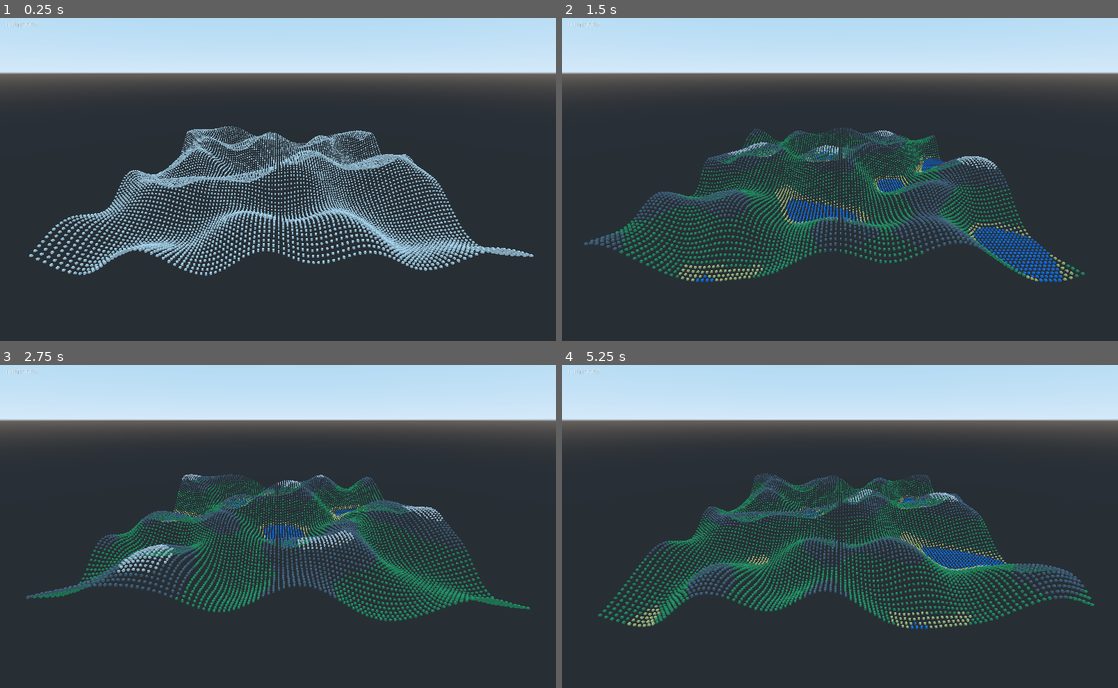
Above: before the commit, frames 1-4 (two rows, left to right).
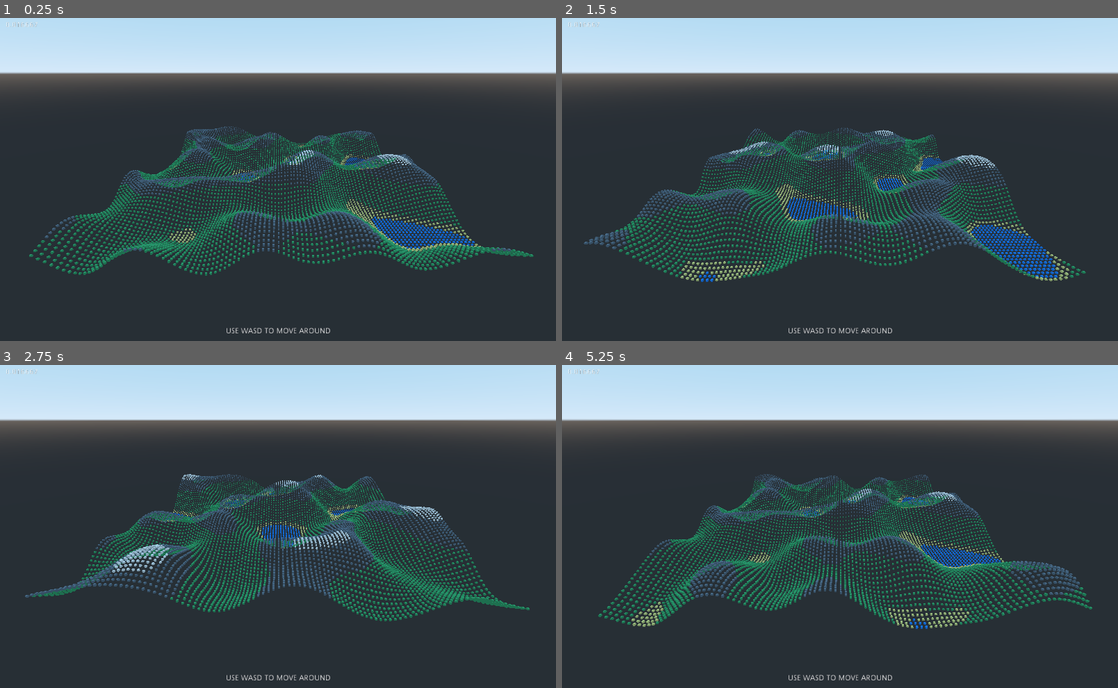
Above: after the commit, the same moments.

Repository: OsakiTsukiko/noise
Game: Godot game, scene res://scenes/main_scene.tscn
Two runs of this game, one before a commit and one after it. Both use one fixed random seed, a clock stepped at 60 frames per second and the inputs below.
Inputs:
- Up to frame 1 (0.25 s): no input
- Up to frame 2 (1.5 s): tap Enter at 0.5 s; hold Right (ui_right) 0.53-1.28 s; hold Down (ui_down) from 1.28 s (still down)
- Up to frame 3 (2.75 s): release Down (ui_down) at 2.03 s; hold Right (ui_right) from 2.03 s (still down)
- Up to frame 4 (5.25 s): release Right (ui_right) at 2.78 s; hold Up (ui_up) 2.78-3.53 s; hold Left (ui_left) 3.53-5.03 s; hold Down (ui_down) from 5.03 s (still down)

The runs differ from the first frame. In frame 1, 10% of the frame differs, in the area x 5-96%, y 33-98%; in frame 2, 11%, in the area x 3-95%, y 33-98%; in frame 3, 10%; in frame 4, 11%.

Commit message:
Small Changes

Diff:
--- a/project.godot
+++ b/project.godot
@@ -14,6 +14,37 @@
 run/main_scene="res://scenes/main_scene.tscn"
 config/icon="res://icon.png"
 
+[input]
+
+ui_left={
+"deadzone": 0.5,
+"events": [ Object(InputEventKey,"resource_local_to_scene":false,"resource_name":"","device":0,"alt":false,"shift":false,"control":false,"meta":false,"command":false,"pressed":false,"scancode":16777231,"physical_scancode":0,"unicode":0,"echo":false,"script":null)
+, Object(InputEventJoypadButton,"resource_local_to_scene":false,"resource_name":"","device":0,"button_index":14,"pressure":0.0,"pressed":false,"script":null)
+, Object(InputEventKey,"resource_local_to_scene":false,"resource_name":"","device":0,"alt":false,"shift":false,"control":false,"meta":false,"command":false,"pressed":false,"scancode":65,"physical_scancode":0,"unicode":0,"echo":false,"script":null)
+ ]
+}
+ui_right={
+"deadzone": 0.5,
+"events": [ Object(InputEventKey,"resource_local_to_scene":false,"resource_name":"","device":0,"alt":false,"shift":false,"control":false,"meta":false,"command":false,"pressed":false,"scancode":16777233,"physical_scancode":0,"unicode":0,"echo":false,"script":null)
+, Object(InputEventJoypadButton,"resource_local_to_scene":false,"resource_name":"","device":0,"button_index":15,"pressure":0.0,"pressed":false,"script":null)
+, Object(InputEventKey,"resource_local_to_scene":false,"resource_name":"","device":0,"alt":false,"shift":false,"control":false,"meta":false,"command":false,"pressed":false,"scancode":68,"physical_scancode":0,"unicode":0,"echo":false,"script":null)
+ ]
+}
+ui_up={
+"deadzone": 0.5,
+"events": [ Object(InputEventKey,"resource_local_to_scene":false,"resource_name":"","device":0,"alt":false,"shift":false,"control":false,"meta":false,"command":false,"pressed":false,"scancode":16777232,"physical_scancode":0,"unicode":0,"echo":false,"script":null)
+, Object(InputEventJoypadButton,"resource_local_to_scene":false,"resource_name":"","device":0,"button_index":12,"pressure":0.0,"pressed":false,"script":null)
+, Object(InputEventKey,"resource_local_to_scene":false,"resource_name":"","device":0,"alt":false,"shift":false,"control":false,"meta":false,"command":false,"pressed":false,"scancode":87,"physical_scancode":0,"unicode":0,"echo":false,"script":null)
+ ]
+}
+ui_down={
+"deadzone": 0.5,
+"events": [ Object(InputEventKey,"resource_local_to_scene":false,"resource_name":"","device":0,"alt":false,"shift":false,"control":false,"meta":false,"command":false,"pressed":false,"scancode":16777234,"physical_scancode":0,"unicode":0,"echo":false,"script":null)
+, Object(InputEventJoypadButton,"resource_local_to_scene":false,"resource_name":"","device":0,"button_index":13,"pressure":0.0,"pressed":false,"script":null)
+, Object(InputEventKey,"resource_local_to_scene":false,"resource_name":"","device":0,"alt":false,"shift":false,"control":false,"meta":false,"command":false,"pressed":false,"scancode":83,"physical_scancode":0,"unicode":0,"echo":false,"script":null)
+ ]
+}
+
 [physics]
 
 common/enable_pause_aware_picking=true
--- a/scenes/main_scene.tscn
+++ b/scenes/main_scene.tscn
@@ -15,6 +15,18 @@
 margin_right = 50.0
 margin_bottom = 24.0
 
+[node name="Label2" type="Label" parent="Main/CanvasLayer"]
+anchor_left = 0.5
+anchor_top = 1.0
+anchor_right = 0.5
+anchor_bottom = 1.0
+margin_left = -96.5
+margin_top = -25.0
+margin_right = 96.5
+margin_bottom = -11.0
+text = "USE WASD TO MOVE AROUND"
+align = 1
+
 [node name="Container" type="Spatial" parent="Main"]
 
 [node name="Camera" type="Camera" parent="Main"]
--- a/scripts/main_scene.gd
+++ b/scripts/main_scene.gd
@@ -42,6 +42,13 @@
 		for y in range (0, 100):
 			var cube = point.instance();
 			var noise_lvl = noise.get_noise_2d(x, y) * MULT
+			if ( noise_lvl >= .6 ): cube.material_override = mat_snow
+			if ( noise_lvl >= .2 && noise_lvl < .6 ): cube.material_override = mat_stone
+			if ( noise_lvl >= -.5 && noise_lvl < .2 ): cube.material_override = mat_grass
+			if ( noise_lvl > -.6 && noise_lvl < -.5 ): cube.material_override = mat_sand
+			if ( noise_lvl <= -.6 ):
+				noise_lvl = -.6
+				cube.material_override = mat_water
 			cube.set_translation(Vector3(x * SPACE, noise_lvl, y * SPACE))
 			cont.add_child(cube)
 	pass
@@ -51,6 +58,10 @@
 
 	if ( Input.is_action_pressed("ui_right") || Input.is_action_pressed("ui_left") || Input.is_action_pressed("ui_up") || Input.is_action_pressed("ui_down") ):
 		var idx:int = 0
+		if (Input.is_action_pressed("ui_right")): idx_x += 1;
+		if (Input.is_action_pressed("ui_left")): idx_x -= 1;
+		if (Input.is_action_pressed("ui_up")): idx_y -= 1;
+		if (Input.is_action_pressed("ui_down")): idx_y += 1;
 #		noise.seed = floor(rand_range(-2147483648, 2147483648))
 		for x in range (idx_x, idx_x + 100):
 			for y in range (idx_y, idx_y + 100):
@@ -64,10 +75,4 @@
 				if ( noise_lvl <= -.6 ):
 					noise_lvl = -.6
 					cube.material_override = mat_water
-
 				cube.set_translation(Vector3((x - idx_x) * SPACE, noise_lvl, (y - idx_y) * SPACE))
-
-		if (Input.is_action_pressed("ui_right")): idx_x += 1;
-		if (Input.is_action_pressed("ui_left")): idx_x -= 1;
-		if (Input.is_action_pressed("ui_up")): idx_y -= 1;
-		if (Input.is_action_pressed("ui_down")): idx_y += 1;
